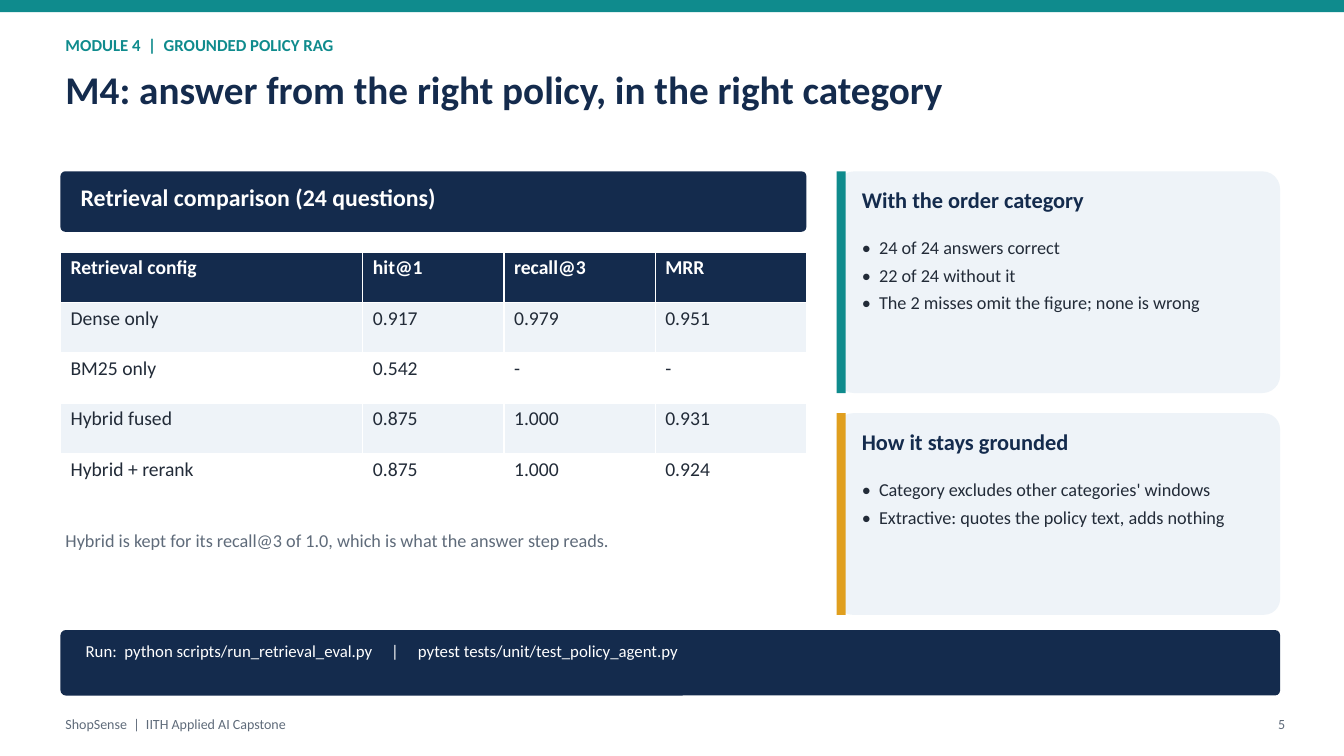
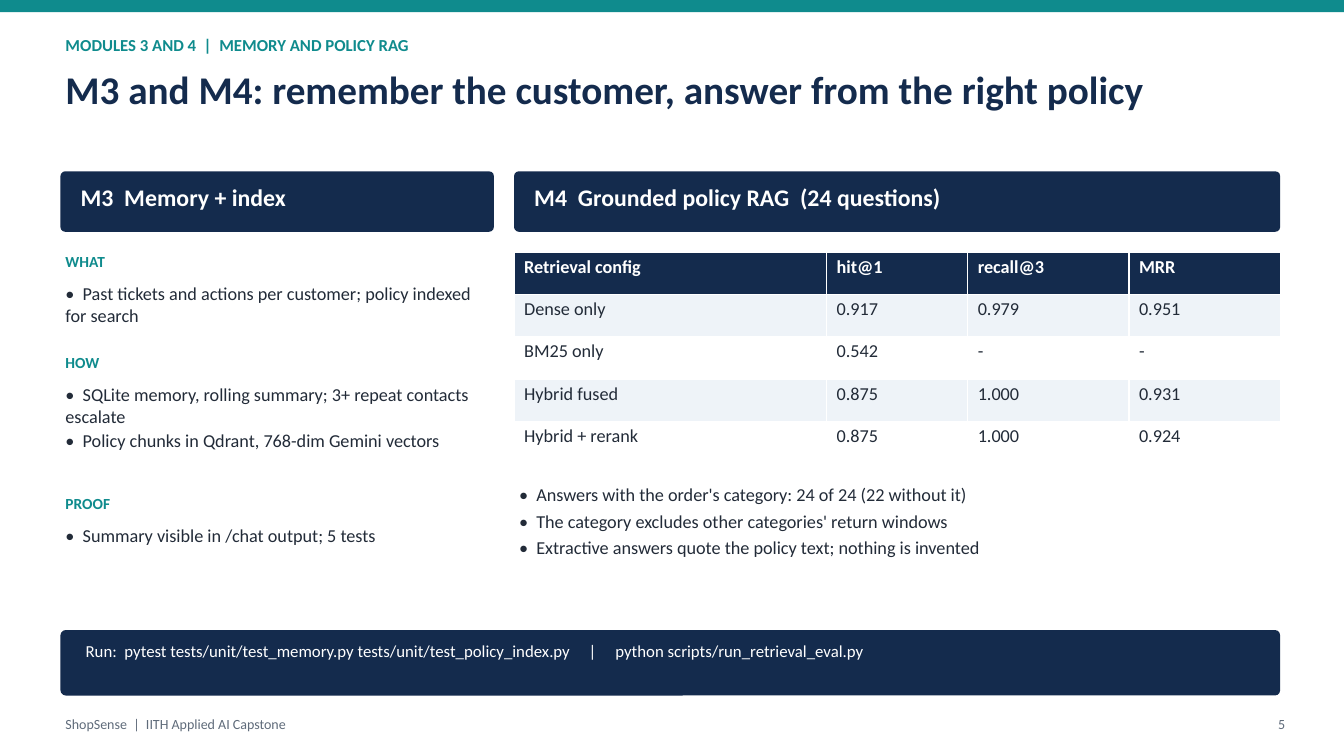
Before and after one commit to abhraj786/iith-ai-capstone-shopsense, a slide deck: slide 5 of docs/deck/iith-ai-capstone-shopsense.pptx. Drawn at 1344x756 pixels with LibreOffice and Linux fonts; fonts in the diff are those of the drawing. Boxes give left, top, right and bottom in pixels: in the first picture for what was removed or moved away, otherwise in the second. Text is boxed around its words. In the diff, an @@ line names an element or a change of style, - is before the commit and + after.

Commit message:
Add M2 action-planning sequence diagram and slide using the M1 sample; regroup M3 with M4

```diff
--- a/docs/deck/iith-ai-capstone-shopsense.pptx
+++ b/docs/deck/iith-ai-capstone-shopsense.pptx
@@ text at [65,40,409,51]: text changed @@
-MODULE 4 | GROUNDED POLICY RAG
+MODULES 3 AND 4 | MEMORY AND POLICY RAG
@@ text at [65,76,1143,111]: text changed @@
-M4: answer from the right policy, in the right category
+M3 and M4: remember the customer, answer from the right policy
@@ rounded rectangle: place and size @@
-rounded rectangle at [60,171,807,232]
+rounded rectangle at [60,171,494,232]
@@ rounded rectangle: place and size @@
-rounded rectangle at [837,413,1280,615]
+rounded rectangle at [514,171,1280,232]
@@ rounded rectangle at [514,171,1280,232]: fill #EEF3F8 to #142B4D @@
@@ rounded rectangle removed at [837,171,1280,393] @@
@@ rectangle removed at [837,171,846,393] @@
@@ text at [81,189,286,210]: text changed @@
-Retrieval comparison (24 questions)
+M3 Memory + index
@@ text added at [534,188,940,210], 17 pt, text #FFFFFF, bold @@
+M4 Grounded policy RAG (24 questions)
@@ text removed at [862,192,1084,212] @@
-With the order category
@@ text added at [65,257,104,267], 11 pt, text #0F8B8D, bold @@
+WHAT
@@ table at [514,252,1280,464] @@
@@ size 14 to 13 pt @@
@@ table: place and size @@
-table at [60,252,807,504]
+table at [514,252,1280,464]
@@ text removed at [879,241,1200,312] @@
-• 24 of 24 answers correct
-• 22 of 24 without it
-• The 2 misses omit the figure; none is wrong
@@ text added at [65,287,471,322], 13 pt, text #222B38 @@
+• Past tickets and actions per customer; policy indexed for search
@@ text added at [65,358,99,368], 11 pt, text #0F8B8D, bold @@
+HOW
@@ text added at [65,388,469,450], 13 pt, text #222B38 @@
+• SQLite memory, rolling summary; 3+ repeat contacts escalate
+• Policy chunks in Qdrant, 768-dim Gemini vectors
@@ rectangle removed at [837,413,846,615] @@
@@ text removed at [862,434,1068,454] @@
-How it stays grounded
@@ text added at [65,499,110,509], 11 pt, text #0F8B8D, bold @@
+PROOF
@@ text at [536,488,979,557]: text changed @@
-• Category excludes other categories' windows
-• Extractive: quotes the policy text, adds nothing
+• Answers with the order's category: 24 of 24 (22 without it)
+• The category excludes other categories' return windows
+• Extractive answers quote the policy text; nothing is invented
@@ text removed at [65,534,608,550] @@
-Hybrid is kept for its recall@3 of 1.0, which is what the answer step reads.
@@ text added at [83,529,376,545], 13 pt, text #222B38 @@
+• Summary visible in /chat output; 5 tests
@@ text at [86,645,864,660]: text changed @@
-Run: python scripts/run_retrieval_eval.py | pytest tests/unit/test_policy_agent.py
+Run: pytest tests/unit/test_memory.py tests/unit/test_policy_index.py | python scripts/run_retrieval_eval.py
```
Also in this commit, not shown: 1 slide added, 1 slide removed, 3 other files.
